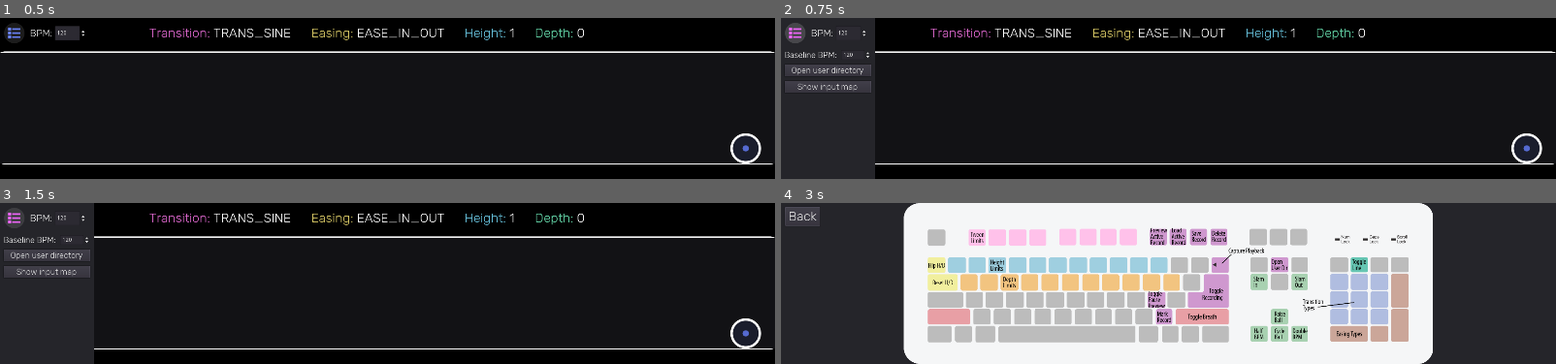
Above: before the commit, frames 1-4 (two rows, left to right).
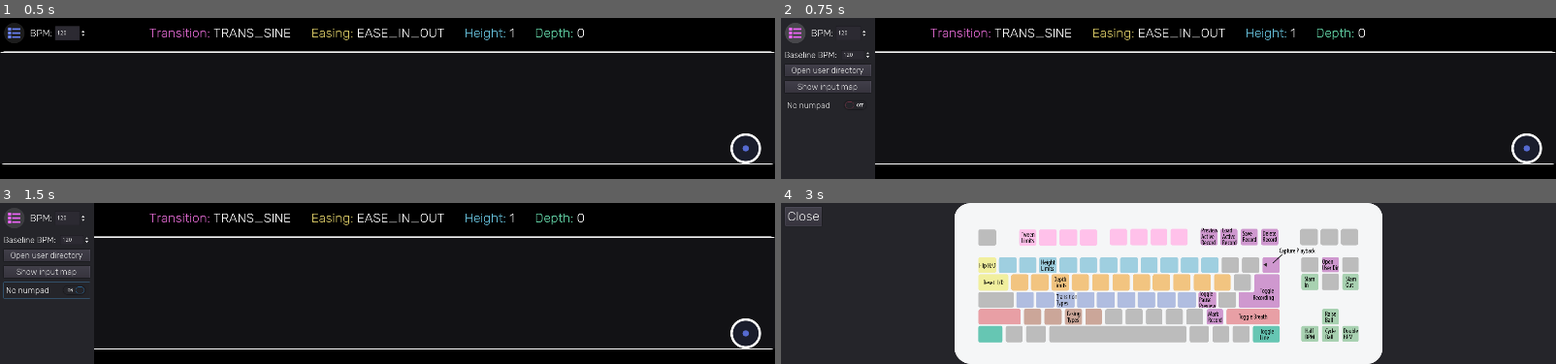
Above: after the commit, the same moments.

Repository: clbhundley/BounceX
Game: Godot game, scene res://BounceX.tscn
Same seed, same stepped clock (60 frames per second), same inputs: the game is played once before the commit and once after it.
Inputs (mouse positions are in pixels of both pictures, inside the frame that each line leads up to):
- Up to frame 1 (0.5 s): no input
- Up to frame 2 (0.75 s): click (796, 32) at 0.5 s
- Up to frame 3 (1.5 s): click (46, 289) at 1.25 s, where only the run after the commit has a clickable "No numpad"
- Up to frame 4 (3 s): click "Open user directory" at 2 s; click "Show input map" at 2.75 s

Frame 1 is identical in both runs. In frame 2, 0.1% of the frame differs, in the area x 0-11%, y 51-58%; in frame 3, 0.3%; in frame 4, 36%, in the area x 0-85%, y 0-100%.

Commit message:
no numpad mode
added alternate keybindings that don't include numberpad keys

Diff:
--- a/BounceX.gd
+++ b/BounceX.gd
@@ -320,16 +320,33 @@
 var config := ConfigFile.new()
 func load_config():
 	var path = 'user://config.cfg'
-	if config.load(path) != OK or not config.get_value('baseline','bpm'):
-		config.set_value('baseline','bpm',120)
+	if not config_is_valid(path):
+		config = ConfigFile.new()
+		config.set_value('General','baseline_bpm',120)
+		config.set_value('General','no_numpad',false)
 		config.save(path)
-	set_bpm(config.get_value('baseline','bpm'))
-	var baseline_bpm = $Menu/VBoxContainer/BaselineBPM/SpinBox
-	baseline_bpm.value = config.get_value('baseline','bpm')
+	if config.get_value('General','no_numpad'):
+		$Menu/VBoxContainer/NoNumpad.set_pressed(true)
+	var loaded_baseline_bpm = config.get_value('General','baseline_bpm')
+	$Menu/VBoxContainer/BaselineBPM/SpinBox.value = loaded_baseline_bpm
+	set_bpm(loaded_baseline_bpm)
 	set_transition(1)
 	set_easing(2)
 	set_height(1)
 	set_depth(0)
+
+func config_is_valid(path) -> bool:
+	if config.load(path) != OK:
+		return false
+	if not config.has_section('General'):
+		return false
+	for key in ['baseline_bpm','no_numpad']:
+		if not key in config.get_section_keys('General'):
+			return false
+	for key in config.get_sections():
+		if not key in ['General']:
+			return false
+	return true
 
 var H1 = load("res://Fonts/Rubik-Light-H1.tres")
 var H2 = load("res://Fonts/Rubik-Light-H2.tres")
--- a/BounceX.tscn
+++ b/BounceX.tscn
@@ -30,9 +30,8 @@
 script/source = "extends Panel
 
 func _on_BaselineBPM_value_changed(value):
-	var config := ConfigFile.new()
-	config.set_value('baseline','bpm',value)
-	config.save('user://config.cfg')
+	owner.config.set_value('General','baseline_bpm',value)
+	owner.config.save('user://config.cfg')
 	owner.bpm = value
 
 func _on_OpenUserDir_pressed():
@@ -41,6 +40,45 @@
 func _on_ShowInputMap_pressed():
 	OS.set_window_fullscreen(true)
 	get_node('../InputMap').show()
+"
+
+[sub_resource type="GDScript" id=11]
+script/source = "extends CheckButton
+
+func _on_NoNumpad_toggled(button_pressed):
+	owner.config.set_value('General','no_numpad',button_pressed)
+	owner.config.save('user://config.cfg')
+	var new_input_map_image = alternate_input_map_image
+	alternate_input_map_image = owner.get_node('InputMap').texture
+	owner.get_node('InputMap').set_texture(new_input_map_image)
+	for action in alternate_controls:
+		var new_key = alternate_controls[action]
+		var action_list = InputMap.get_action_list(action)
+		if not action_list.empty():
+			alternate_controls[action] = action_list[0].scancode
+		InputMap.action_erase_events(action)
+		var event = InputEventKey.new()
+		event.scancode = new_key
+		InputMap.action_add_event(action,event)
+
+var alternate_input_map_image = load(\"res://Textures/input map no_numpad.png\")
+
+var alternate_controls = {
+	'toggle_line':KEY_CONTROL,
+	'transition_1':KEY_A,
+	'transition_2':KEY_S,
+	'transition_3':KEY_D,
+	'transition_4':KEY_F,
+	'transition_5':KEY_G,
+	'transition_6':KEY_H,
+	'transition_7':KEY_J,
+	'transition_8':KEY_K,
+	'transition_9':KEY_L,
+	'easing_1':KEY_Z,
+	'easing_2':KEY_X,
+	'easing_3':KEY_C,
+	'easing_4':KEY_V,
+}
 "
 
 [sub_resource type="GDScript" id=8]
@@ -68,12 +106,16 @@
 	owner.set_bpm(value,false)
 "
 
-[sub_resource type="GDScript" id=10]
-script/source = "extends Button
-
-func _on_pressed():
-	get_parent().hide()
-	get_node('../../Header/MenuButton/Button').set_pressed(false)
+[sub_resource type="GDScript" id=12]
+script/source = "extends TextureRect
+
+func _input(event):
+	if is_visible_in_tree() and event.is_action_pressed('ui_cancel'):
+		_on_Close_pressed()
+
+func _on_Close_pressed():
+	hide()
+	owner.get_node('Header/MenuButton/Button').set_pressed(false)
 	OS.set_window_fullscreen(false)
 	OS.set_window_size(Vector2(OS.get_screen_size().x,400))
 "
@@ -252,6 +294,14 @@
 margin_bottom = 106.0
 custom_fonts/font = ExtResource( 3 )
 text = "Show input map"
+
+[node name="NoNumpad" type="CheckButton" parent="Menu/VBoxContainer"]
+margin_top = 117.0
+margin_right = 214.0
+margin_bottom = 157.0
+custom_fonts/font = ExtResource( 3 )
+text = "No numpad"
+script = SubResource( 11 )
 
 [node name="Header" type="Control" parent="."]
 margin_left = 10.0
@@ -441,20 +491,20 @@
 texture = ExtResource( 14 )
 expand = true
 stretch_mode = 6
+script = SubResource( 12 )
 
 [node name="BG" type="Panel" parent="InputMap"]
 show_behind_parent = true
 anchor_right = 1.0
 anchor_bottom = 1.0
 
-[node name="Back" type="Button" parent="InputMap"]
+[node name="Close" type="Button" parent="InputMap"]
 margin_left = 10.0
 margin_top = 10.0
 margin_right = 97.0
 margin_bottom = 57.0
 custom_fonts/font = ExtResource( 15 )
-text = "Back"
-script = SubResource( 10 )
+text = "Close"
 
 [node name="TextureButton" type="TextureButton" parent="."]
 visible = false
@@ -468,8 +518,9 @@
 [connection signal="value_changed" from="Menu/VBoxContainer/BaselineBPM/SpinBox" to="Menu" method="_on_BaselineBPM_value_changed"]
 [connection signal="pressed" from="Menu/VBoxContainer/OpenUserDir" to="Menu" method="_on_OpenUserDir_pressed"]
 [connection signal="pressed" from="Menu/VBoxContainer/ShowInputMap" to="Menu" method="_on_ShowInputMap_pressed"]
+[connection signal="toggled" from="Menu/VBoxContainer/NoNumpad" to="Menu/VBoxContainer/NoNumpad" method="_on_NoNumpad_toggled"]
 [connection signal="mouse_entered" from="Header/MenuButton/Button" to="Header/MenuButton" method="_on_Button_mouse_entered"]
 [connection signal="mouse_exited" from="Header/MenuButton/Button" to="Header/MenuButton" method="_on_Button_mouse_exited"]
 [connection signal="toggled" from="Header/MenuButton/Button" to="Header/MenuButton" method="_on_Button_toggled"]
 [connection signal="value_changed" from="Header/BPM/SpinBox" to="Header/BPM" method="_on_SpinBox_value_changed"]
-[connection signal="pressed" from="InputMap/Back" to="InputMap/Back" method="_on_pressed"]
+[connection signal="pressed" from="InputMap/Close" to="InputMap" method="_on_Close_pressed"]
--- a/project.godot
+++ b/project.godot
@@ -41,7 +41,8 @@
 }
 ui_cancel={
 "deadzone": 0.5,
-"events": [  ]
+"events": [ Object(InputEventKey,"resource_local_to_scene":false,"resource_name":"","device":0,"alt":false,"shift":false,"control":false,"meta":false,"command":false,"pressed":false,"scancode":16777217,"physical_scancode":0,"unicode":0,"echo":false,"script":null)
+ ]
 }
 ui_focus_next={
 "deadzone": 0.5,
Not shown: 1 places in BounceX.tscn that only renumber resources
Binary file added: Textures/input map no_numpad.png
Not shown, added: Textures/input map no_numpad.png.import
Not shown, changed: export_presets.cfg
